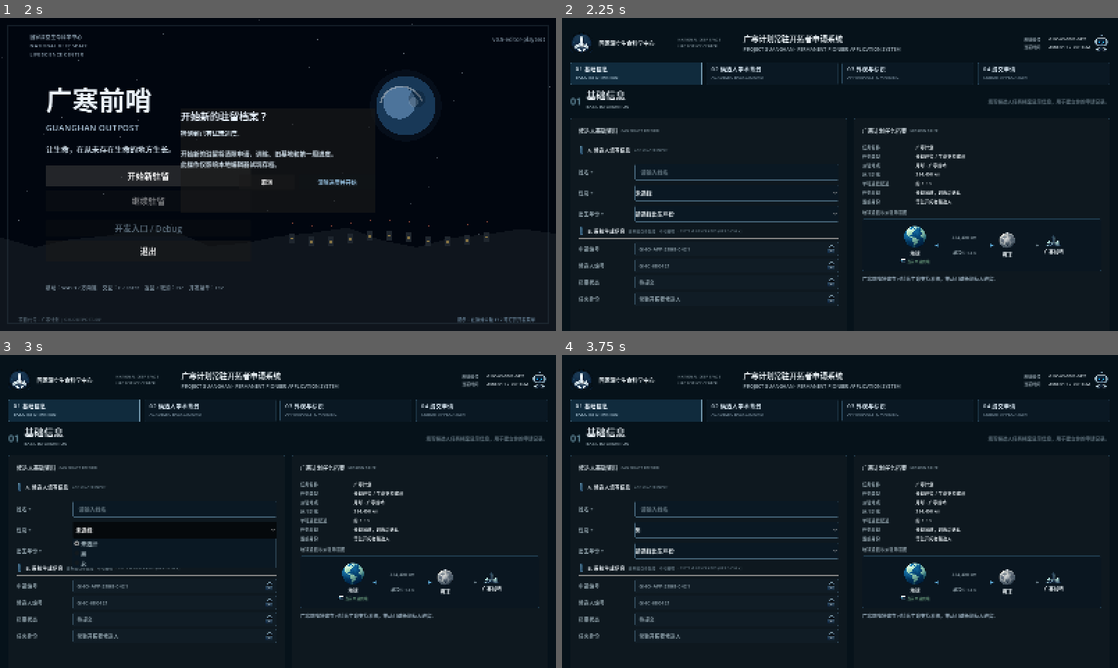
Above: before the commit, frames 1-4 (two rows, left to right).
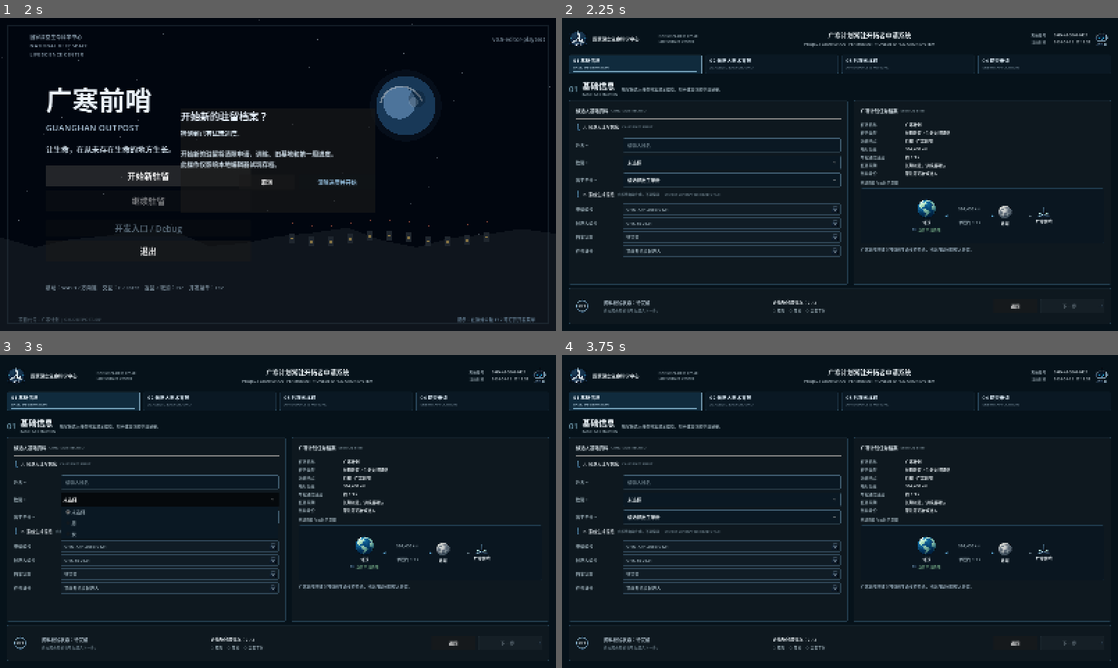
Above: after the commit, the same moments.

Repository: chinnseii/guanghan-outpost
Game: Godot game, scene res://scenes/main.tscn
Two runs of this game, one before a commit and one after it. Both use one fixed random seed, a clock stepped at 60 frames per second and the inputs below.
Inputs:
- Up to frame 1 (2 s): click "开始新驻留" at 0.5 s; click "开始新驻留" at 1.25 s
- Up to frame 2 (2.25 s): click "清除进度并开始" at 2 s
- Up to frame 3 (3 s): click "未选择" at 2.75 s
- Up to frame 4 (3.75 s): click "请选择出生年份" at 3.5 s

Frame 1 is identical in both runs. In frame 2, 14% of the frame differs, in the area x 1-99%, y 4-98%; in frame 3, 14%; in frame 4, 14%.

Commit message:
fix: replace AUI-03-01 scroll fallback with uniform-scale canvas
The prior fix (page-level ScrollContainer as an overflow fallback) only
masked the real bug: real testing at the project's actual default
1600x900 viewport showed the BottomActionBar pushed completely
off-screen, because _show_identity() had disabled scrolling and the
1920x1080-only layout budget had zero slack at that resolution.

Replaces that approach with a single authoritative per-scene scaling
scheme, entirely inside application_flow_scene.gd: the whole page lives
on a fixed 1920x1080 aui_canvas Control, uniformly scaled
(min(w/1920, h/1080)) and letterboxed/pillarboxed to fit the real
window, recomputed on resize and defensively every frame. The
ScrollContainer wrapper is removed entirely. No project.godot
stretch-mode change; no effect on other scenes.

Verified at 1920x1080 (no scrollbar, full footer), 1600x900 (exact
83.33% scale), and 1440x900 non-16:9 (pixel-measured symmetric
letterbox, no stretch/crop). Also: unified 16px left padding across the
name/gender/birth-year controls (OptionButton style had no
content_margin at all), real solid/dashed connector lines in the
Mission Brief diagram, 3-zone header stability, minimum auxiliary font
sizes raised, Next-button arrow shrunk ~20%, read-only lock icon
dimmed further, dropdown item padding increased.

basic_information_state(), derive_candidate_display_id(), the 0/3-3/3
gating, education flow, and save schema are unchanged; the existing
29-check test passes unmodified. All screenshots were captured in an
isolated sandbox project copy (unique project.godot config/name); real
project save data was SHA-256 verified unchanged across every round.

User-authorized push for this round.

Co-Authored-By: Claude Sonnet 5 <noreply@anthropic.com>

Diff:
--- a/scripts/application/application_flow_scene.gd
+++ b/scripts/application/application_flow_scene.gd
@@ -39,7 +39,7 @@
 const AUI_COLOR_PANEL_BORDER := Color("#223c4d")
 const AUI_COLOR_FIELD_BG := Color("#0a1823")
 const AUI_COLOR_FIELD_BORDER := Color("#405d70")
-const AUI_COLOR_FIELD_FOCUS_BORDER := Color("#8aaabd")
+const AUI_COLOR_FIELD_FOCUS_BORDER := Color("#7f97a3")
 const AUI_COLOR_READONLY_BG := Color("#101c25")
 const AUI_COLOR_READONLY_BORDER := Color("#2e4555")
 const AUI_COLOR_ACTIVE_ACCENT := Color("#6f9bae")
@@ -81,8 +81,9 @@
 var is_reviewing := false
 
 var page_body: VBoxContainer
-var content_scroll: ScrollContainer
 var footer: HBoxContainer
+var aui_canvas: Control
+var _aui_canvas_last_available := Vector2(-1, -1)
 var status_label: Label
 var name_edit: LineEdit
 var birth_options: OptionButton
@@ -115,6 +116,7 @@
 	_show_step(step)
 
 func _process(delta: float) -> void:
+	_update_aui_canvas_scale()
 	if not is_reviewing:
 		return
 	if review_index >= review_lines.size():
@@ -146,10 +148,23 @@
 
 func _build_shell() -> void:
 	set_anchors_preset(Control.PRESET_FULL_RECT)
+	mouse_filter = Control.MOUSE_FILTER_PASS
 	var background := ColorRect.new()
 	background.color = AUI_COLOR_PAGE_BG
 	background.set_anchors_preset(Control.PRESET_FULL_RECT)
+	background.mouse_filter = Control.MOUSE_FILTER_IGNORE
 	add_child(background)
+
+	# Single authoritative scaling: the whole application UI lives on one fixed
+	# 1920x1080 logical canvas, uniformly scaled + letterboxed/pillarboxed to
+	# fit the actual viewport. Nothing inside the canvas re-measures itself
+	# against the real window size, and nothing else in this scene rescales
+	# independently -- this is the only place scale is computed.
+	aui_canvas = Control.new()
+	aui_canvas.name = "AUICanvas"
+	aui_canvas.size = Vector2(1920, 1080)
+	aui_canvas.pivot_offset = Vector2.ZERO
+	add_child(aui_canvas)
 
 	var root := VBoxContainer.new()
 	root.name = "ApplicationShell"
@@ -159,57 +174,73 @@
 	root.offset_right = -AUI_PAGE_MARGIN
 	root.offset_bottom = -AUI_PAGE_MARGIN
 	root.add_theme_constant_override("separation", AUI_SECTION_GAP)
-	add_child(root)
+	aui_canvas.add_child(root)
 
 	var header := HBoxContainer.new()
 	header.custom_minimum_size = Vector2(0, AUI_HEADER_HEIGHT)
 	header.add_theme_constant_override("separation", 18)
 	root.add_child(header)
-	_add_icon(header, IconInstitution, Vector2(64, 64))
-	_add_header_label(header, "国家深空生命科学中心", Vector2(210, 0), 16, AUI_COLOR_TEXT_INPUT)
-	_add_header_label(header, "NATIONAL DEEP SPACE\nLIFE SCIENCE CENTER", Vector2(170, 0), 11, AUI_COLOR_TEXT_SECONDARY)
+
+	# Left zone: institution logo + bilingual name. Fixed, does not drift with title length.
+	var left_zone := HBoxContainer.new()
+	left_zone.add_theme_constant_override("separation", 18)
+	left_zone.size_flags_vertical = Control.SIZE_SHRINK_CENTER
+	header.add_child(left_zone)
+	var institution_icon := _add_icon(left_zone, IconInstitution, Vector2(64, 64))
+	institution_icon.size_flags_vertical = Control.SIZE_SHRINK_CENTER
+	_add_header_label(left_zone, "国家深空生命科学中心", Vector2(210, 0), 16, AUI_COLOR_TEXT_INPUT)
+	_add_header_label(left_zone, "NATIONAL DEEP SPACE\nLIFE SCIENCE CENTER", Vector2(170, 0), 12, AUI_COLOR_TEXT_SECONDARY)
+
+	# Center zone: system title. Expands to fill remaining space, stays centered.
 	var title_box := VBoxContainer.new()
 	title_box.size_flags_horizontal = Control.SIZE_EXPAND_FILL
+	title_box.size_flags_vertical = Control.SIZE_SHRINK_CENTER
 	title_box.alignment = BoxContainer.ALIGNMENT_CENTER
 	header.add_child(title_box)
 	var title := Label.new()
 	title.text = "广寒计划常驻开拓者申请系统"
+	title.horizontal_alignment = HORIZONTAL_ALIGNMENT_CENTER
 	title.modulate = Color("#e0e7eb")
 	title.add_theme_font_size_override("font_size", 22)
 	title_box.add_child(title)
 	var title_sub := Label.new()
 	title_sub.text = "PROJECT GUANGHAN · PERMANENT PIONEER APPLICATION SYSTEM"
+	title_sub.horizontal_alignment = HORIZONTAL_ALIGNMENT_CENTER
 	title_sub.modulate = Color("#9baab3")
 	title_sub.add_theme_font_size_override("font_size", 14)
 	title_box.add_child(title_sub)
+
+	# Right zone: system code, time, assistant icon. Fixed, kept clear of the page edge.
+	var right_zone := MarginContainer.new()
+	right_zone.add_theme_constant_override("margin_right", 6)
+	header.add_child(right_zone)
 	var meta_cluster := HBoxContainer.new()
-	meta_cluster.add_theme_constant_override("separation", 10)
+	meta_cluster.add_theme_constant_override("separation", 12)
 	meta_cluster.alignment = BoxContainer.ALIGNMENT_CENTER
 	meta_cluster.size_flags_vertical = Control.SIZE_SHRINK_CENTER
-	header.add_child(meta_cluster)
+	right_zone.add_child(meta_cluster)
 	var meta_box := VBoxContainer.new()
 	meta_box.size_flags_vertical = Control.SIZE_SHRINK_CENTER
 	meta_cluster.add_child(meta_box)
 	_add_meta_row(meta_box, "系统编号", "GHO-AS-2068-0421")
 	_add_meta_row(meta_box, "当前时间", "2068-04-12  07:15:32")
-	var assistant_icon := _add_icon(meta_cluster, IconAssistant, Vector2(48, 48))
+	var assistant_icon := _add_icon(meta_cluster, IconAssistant, Vector2(53, 53))
 	assistant_icon.size_flags_vertical = Control.SIZE_SHRINK_CENTER
+	assistant_icon.modulate = Color(0.82, 0.85, 0.88)
 
 	_add_step_bar(root)
 
-	content_scroll = ScrollContainer.new()
-	content_scroll.name = "ContentArea"
-	content_scroll.horizontal_scroll_mode = ScrollContainer.SCROLL_MODE_DISABLED
-	content_scroll.vertical_scroll_mode = ScrollContainer.SCROLL_MODE_AUTO
-	content_scroll.size_flags_vertical = Control.SIZE_EXPAND_FILL
-	root.add_child(content_scroll)
-
+	# The whole 1920x1080 canvas is what gets scaled to fit the window -- page
+	# content is never wrapped in a ScrollContainer. At the 1920x1080 design
+	# resolution, and at any smaller uniformly-scaled size, the fixed-height
+	# chrome (header/step-nav/footer) plus the body's own budget always sum to
+	# exactly 1080, so nothing overflows the canvas by construction.
 	page_body = VBoxContainer.new()
 	page_body.name = "PageBody"
 	page_body.size_flags_vertical = Control.SIZE_EXPAND_FILL
 	page_body.size_flags_horizontal = Control.SIZE_EXPAND_FILL
-	page_body.add_theme_constant_override("separation", AUI_SECTION_GAP)
-	content_scroll.add_child(page_body)
+	page_body.add_theme_constant_override("separation", 4)
+	root.add_child(page_body)
 
 	footer = HBoxContainer.new()
 	footer.name = "Footer"
@@ -218,20 +249,38 @@
 	footer.add_theme_constant_override("separation", 12)
 	root.add_child(footer)
 
+	_update_aui_canvas_scale()
+	if not resized.is_connected(_update_aui_canvas_scale):
+		resized.connect(_update_aui_canvas_scale)
+
+func _update_aui_canvas_scale() -> void:
+	if aui_canvas == null:
+		return
+	var available := size
+	if available.x <= 0.0 or available.y <= 0.0:
+		return
+	if available == _aui_canvas_last_available:
+		return
+	_aui_canvas_last_available = available
+	var scale_factor: float = min(available.x / 1920.0, available.y / 1080.0)
+	aui_canvas.scale = Vector2(scale_factor, scale_factor)
+	var scaled_size := Vector2(1920.0, 1080.0) * scale_factor
+	aui_canvas.position = ((available - scaled_size) / 2.0).round()
+
 func _add_meta_row(parent: VBoxContainer, label_text: String, value_text: String) -> void:
 	var row := HBoxContainer.new()
 	row.add_theme_constant_override("separation", 8)
 	parent.add_child(row)
 	var label := Label.new()
 	label.text = label_text
-	label.custom_minimum_size = Vector2(64, 0)
+	label.custom_minimum_size = Vector2(70, 0)
 	label.modulate = Color("#8898a2")
-	label.add_theme_font_size_override("font_size", 12)
+	label.add_theme_font_size_override("font_size", 13)
 	row.add_child(label)
 	var value := Label.new()
 	value.text = value_text
 	value.modulate = Color("#c5d0d6")
-	value.add_theme_font_size_override("font_size", 12)
+	value.add_theme_font_size_override("font_size", 13)
 	row.add_child(value)
 
 func _add_header_label(parent: HBoxContainer, text: String, min_size: Vector2, font_size: int, color: Color) -> void:
@@ -368,7 +417,6 @@
 	_refresh_step_bar()
 	_clear_container(page_body)
 	_clear_container(footer)
-	content_scroll.vertical_scroll_mode = ScrollContainer.SCROLL_MODE_AUTO
 	match step:
 		"identity":
 			_show_identity()
@@ -387,7 +435,6 @@
 	_save_profile()
 
 func _show_identity() -> void:
-	content_scroll.vertical_scroll_mode = ScrollContainer.SCROLL_MODE_DISABLED
 	_add_identity_page_heading()
 	var columns := _add_identity_columns()
 	var left: VBoxContainer = columns[0]
@@ -426,17 +473,20 @@
 	_refresh_identity_state()
 
 func _add_identity_page_heading() -> void:
+	var margin := MarginContainer.new()
+	margin.add_theme_constant_override("margin_top", 12)
+	page_body.add_child(margin)
 	var row := HBoxContainer.new()
-	row.custom_minimum_size = Vector2(0, AUI_PAGE_HEADING_HEIGHT)
+	row.custom_minimum_size = Vector2(0, AUI_PAGE_HEADING_HEIGHT - 12)
 	row.add_theme_constant_override("separation", 14)
-	page_body.add_child(row)
+	margin.add_child(row)
 	var index := Label.new()
 	index.text = "01"
 	index.modulate = AUI_COLOR_ACTIVE_ACCENT
 	index.add_theme_font_size_override("font_size", 28)
 	row.add_child(index)
 	var labels := VBoxContainer.new()
-	labels.size_flags_horizontal = Control.SIZE_EXPAND_FILL
+	labels.add_theme_constant_override("separation", 1)
 	var title := Label.new()
 	title.text = "基础信息"
 	title.modulate = AUI_COLOR_TEXT_PRIMARY
@@ -450,12 +500,17 @@
 	row.add_child(labels)
 	var description := Label.new()
 	description.text = "填写候选人任务档案显示信息，用于建立你的申请记录。"
-	description.modulate = AUI_COLOR_TEXT_MUTED
+	description.modulate = AUI_COLOR_TEXT_SECONDARY
 	description.add_theme_font_size_override("font_size", 14)
 	description.vertical_alignment = VERTICAL_ALIGNMENT_CENTER
-	description.horizontal_alignment = HORIZONTAL_ALIGNMENT_RIGHT
-	description.custom_minimum_size = Vector2(480, 0)
+	description.horizontal_alignment = HORIZONTAL_ALIGNMENT_LEFT
+	description.autowrap_mode = TextServer.AUTOWRAP_WORD_SMART
+	description.size_flags_horizontal = Control.SIZE_SHRINK_BEGIN
+	description.custom_minimum_size = Vector2(360, 0)
 	row.add_child(description)
+	var heading_spacer := Control.new()
+	heading_spacer.size_flags_horizontal = Control.SIZE_EXPAND_FILL
+	row.add_child(heading_spacer)
 
 func _add_identity_columns() -> Array[VBoxContainer]:
 	var row := HBoxContainer.new()
@@ -510,7 +565,7 @@
 	sub.text = subtitle_text
 	sub.modulate = Color("#7d909a")
 	sub.vertical_alignment = VERTICAL_ALIGNMENT_CENTER
-	sub.add_theme_font_size_override("font_size", 11)
+	sub.add_theme_font_size_override("font_size", 12)
 	row.add_child(sub)
 	parent.add_child(HSeparator.new())
 
@@ -527,7 +582,7 @@
 	sub.text = subtitle_text
 	sub.modulate = AUI_COLOR_TEXT_MUTED
 	sub.vertical_alignment = VERTICAL_ALIGNMENT_CENTER
-	sub.add_theme_font_size_override("font_size", 11)
+	sub.add_theme_font_size_override("font_size", 12)
 	row.add_child(sub)
 	parent.add_child(row)
 	parent.add_child(HSeparator.new())
@@ -615,7 +670,8 @@
 	text.modulate = AUI_COLOR_TEXT_READONLY
 	text.add_theme_font_size_override("font_size", 15)
 	field_row.add_child(text)
-	_add_icon(field_row, IconLock, Vector2(20, 20))
+	var lock_icon := _add_icon(field_row, IconLock, Vector2(20, 20))
+	lock_icon.modulate = Color(0.45, 0.5, 0.55)
 	field.add_child(field_row)
 	row.add_child(field)
 	parent.add_child(row)
@@ -626,17 +682,17 @@
 	parent.add_child(info_box)
 	for item in [["任务名称", "广寒计划"], ["任务类型", "长期驻留 / 生命支持建设"], ["派驻地点", "月球 · 广寒前哨"], ["地月距离", "384,400 km"], ["单程通信延迟", "约 1.3 s"], ["任务周期", "长期派驻，训练后确认"], ["当前身份", String(profile.get("mission_identity"))]]:
 		var row := HBoxContainer.new()
-		row.custom_minimum_size = Vector2(0, 22)
+		row.custom_minimum_size = Vector2(0, 24)
 		var label := Label.new()
 		label.text = String(item[0])
 		label.custom_minimum_size = Vector2(150, 0)
 		label.modulate = AUI_COLOR_TEXT_SECONDARY
-		label.add_theme_font_size_override("font_size", 13)
+		label.add_theme_font_size_override("font_size", 14)
 		row.add_child(label)
 		var value := Label.new()
 		value.text = String(item[1])
 		value.modulate = AUI_COLOR_TEXT_INPUT
-		value.add_theme_font_size_override("font_size", 13)
+		value.add_theme_font_size_override("font_size", 14)
 		row.add_child(value)
 		info_box.add_child(row)
 
@@ -647,7 +703,7 @@
 	heading.add_theme_font_size_override("font_size", 13)
 	parent.add_child(heading)
 	var frame := PanelContainer.new()
-	frame.custom_minimum_size = Vector2(0, 150)
+	frame.custom_minimum_size = Vector2(0, 190)
 	var frame_style := StyleBoxFlat.new()
 	frame_style.bg_color = Color("#0a1620")
 	frame_style.border_color = Color("#1e394b")
@@ -658,8 +714,8 @@
 	frame_style.corner_radius_bottom_right = AUI_INPUT_RADIUS
 	frame_style.content_margin_left = 16
 	frame_style.content_margin_right = 16
-	frame_style.content_margin_top = 10
-	frame_style.content_margin_bottom = 10
+	frame_style.content_margin_top = 18
+	frame_style.content_margin_bottom = 18
 	frame.add_theme_stylebox_override("panel", frame_style)
 	parent.add_child(frame)
 
@@ -678,7 +734,7 @@
 	terminal_row.alignment = BoxContainer.ALIGNMENT_CENTER
 	terminal_row.add_theme_constant_override("separation", 4)
 	_add_icon(terminal_row, IconTerminal, Vector2(16, 16))
-	_add_diagram_label(terminal_row, "当前申请终端", AUI_COLOR_SUCCESS, 11)
+	_add_diagram_label(terminal_row, "当前申请终端", AUI_COLOR_SUCCESS, 13)
 	earth_stop.add_child(terminal_row)
 	route.add_child(earth_stop)
 
@@ -686,9 +742,9 @@
 	link_a.custom_minimum_size = Vector2(170, 0)
 	link_a.alignment = BoxContainer.ALIGNMENT_CENTER
 	link_a.add_theme_constant_override("separation", 4)
-	_add_diagram_label(link_a, "384,400 km", AUI_COLOR_TEXT_SECONDARY, 13)
+	_add_diagram_label(link_a, "384,400 km", AUI_COLOR_TEXT_SECONDARY, 14)
 	_add_solid_double_arrow(link_a, 130, Color("#5fb0e0"))
-	_add_diagram_label(link_a, "单程约 1.3 s", AUI_COLOR_TEXT_SECONDARY, 12)
+	_add_diagram_label(link_a, "单程约 1.3 s", AUI_COLOR_TEXT_SECONDARY, 14)
 	route.add_child(link_a)
 
 	var moon_stop := VBoxContainer.new()
@@ -812,7 +868,7 @@
 	middle_cluster.add_child(identity_validation_label)
 	identity_validation_hint_label = Label.new()
 	identity_validation_hint_label.modulate = AUI_COLOR_TEXT_MUTED
-	identity_validation_hint_label.add_theme_font_size_override("font_size", 12)
+	identity_validation_hint_label.add_theme_font_size_override("font_size", 13)
 	middle_cluster.add_child(identity_validation_hint_label)
 
 	row.add_child(VSeparator.new())
@@ -856,6 +912,8 @@
 	identity_next_button.text = "下一步"
 	identity_next_button.icon = IconArrowRight
 	identity_next_button.icon_alignment = HORIZONTAL_ALIGNMENT_RIGHT
+	identity_next_button.expand_icon = true
+	identity_next_button.add_theme_constant_override("icon_max_width", 16)
 	identity_next_button.custom_minimum_size = Vector2(220, AUI_BUTTON_HEIGHT)
 	identity_next_button.pressed.connect(func():
 		_capture_identity()
@@ -895,6 +953,8 @@
 	normal.bg_color = AUI_COLOR_FIELD_BG
 	normal.border_color = AUI_COLOR_FIELD_BORDER
 	normal.set_border_width_all(AUI_BORDER_WIDTH)
+	normal.content_margin_left = 16
+	normal.content_margin_right = 16
 	normal.corner_radius_top_left = AUI_INPUT_RADIUS
 	normal.corner_radius_top_right = AUI_INPUT_RADIUS
 	normal.corner_radius_bottom_left = AUI_INPUT_RADIUS
@@ -909,6 +969,7 @@
 	option.add_theme_stylebox_override("focus", focus)
 	option.add_theme_color_override("font_color", AUI_COLOR_TEXT_INPUT)
 	option.add_theme_font_size_override("font_size", 16)
+	option.add_theme_constant_override("arrow_margin", 16)
 	var popup := option.get_popup()
 	var popup_panel := StyleBoxFlat.new()
 	popup_panel.bg_color = AUI_COLOR_FIELD_BG
@@ -917,6 +978,10 @@
 	popup.add_theme_stylebox_override("panel", popup_panel)
 	popup.add_theme_color_override("font_color", AUI_COLOR_TEXT_SECONDARY)
 	popup.add_theme_color_override("font_hover_color", AUI_COLOR_TEXT_INPUT)
+	popup.add_theme_font_size_override("font_size", 16)
+	popup.add_theme_constant_override("v_separation", 14)
+	popup.add_theme_constant_override("item_start_padding", 16)
+	popup.add_theme_constant_override("item_end_padding", 16)
 	popup.add_theme_color_override("font_selected_color", Color("#b8c68a"))
 
 func _style_identity_next_button(button: Button) -> void:
--- a/tools/capture_aui_03_01_basic_information.gd
+++ b/tools/capture_aui_03_01_basic_information.gd
@@ -1,56 +1,57 @@
 extends SceneTree
 
-## AUI-03-01 acceptance capture. Run WITHOUT --headless and with
-## --user-data-dir pointed at an isolated sandbox: this scene writes
-## user://saves/application_profile.json on every step, so this script
-## must never run against the real project user-data directory.
+## AUI-03-01 acceptance capture. Run WITHOUT --headless, and only against an
+## isolated sandbox project copy (separate project.godot config/name so
+## user:// never touches the real project's save directory): this scene
+## writes user://saves/application_profile.json on every step.
+##
+## Verifies the single-canvas uniform-scale + letterbox/pillarbox approach
+## across several window sizes, not just the 1920x1080 design resolution.
 const OUT_DIR := "res://docs/screenshots/aui_03_01_basic_information"
 const SCENE := "res://scenes/application/ApplicationStartScene.tscn"
 
 var _done := false
 
 func _initialize() -> void:
-	DisplayServer.window_set_size(Vector2i(1920, 1080))
-	root.size = Vector2i(1920, 1080)
-	root.content_scale_size = Vector2i(1920, 1080)
 	call_deferred("_run")
 	call_deferred("_force_quit_guard")
 
 func _force_quit_guard() -> void:
-	await create_timer(20.0).timeout
+	await create_timer(30.0).timeout
 	if not _done:
-		push_error("Capture script exceeded 20s guard; force quitting.")
+		push_error("Capture script exceeded 30s guard; force quitting.")
 		quit(1)
+
+func _set_window(w: int, h: int) -> void:
+	root.size = Vector2i(w, h)
+	await process_frame
+	await create_timer(0.15).timeout
 
 func _run() -> void:
 	DirAccess.make_dir_recursive_absolute(ProjectSettings.globalize_path(OUT_DIR))
 	var scene := (load(SCENE) as PackedScene).instantiate()
+
+	await _set_window(1920, 1080)
 	root.add_child(scene)
 	await process_frame
 	await create_timer(0.2).timeout
-	await _capture("01_initial_0_of_3.png")
+	await _capture("01_1920x1080_initial_0_of_3.png")
 
+	await _set_window(1600, 900)
+	await _capture("02_1600x900_initial_0_of_3.png")
+
+	await _set_window(1440, 900)
+	await _capture("03_1440x900_non_16_9_letterboxed.png")
+
+	await _set_window(1600, 900)
+	var name_edit: LineEdit = scene.get("name_edit")
 	var gender_options: OptionButton = scene.get("gender_options")
-	var name_edit: LineEdit = scene.get("name_edit")
 	var birth_options: OptionButton = scene.get("birth_options")
-	if gender_options == null or name_edit == null or birth_options == null:
-		push_error("Expected identity fields not found on scene (gender_options=%s name_edit=%s birth_options=%s)" % [gender_options, name_edit, birth_options])
+	if name_edit == null or gender_options == null or birth_options == null:
+		push_error("Expected identity fields not found on scene.")
 		_done = true
 		quit(1)
 		return
-
-	var gender_popup: PopupMenu = gender_options.get_popup()
-	var gender_rect: Rect2 = gender_options.get_global_rect()
-	gender_popup.popup(Rect2i(
-		Vector2i(int(gender_rect.position.x), int(gender_rect.position.y + gender_rect.size.y)),
-		Vector2i.ZERO
-	))
-	await process_frame
-	await create_timer(0.2).timeout
-	await _capture("02_gender_dropdown_expanded.png")
-	gender_popup.hide()
-	await process_frame
-
 	name_edit.text = "林晓"
 	gender_options.select(1)
 	var birth_index := -1
@@ -63,7 +64,25 @@
 	scene.call("_refresh_identity_state")
 	await process_frame
 	await create_timer(0.2).timeout
-	await _capture("03_complete_3_of_3_next_enabled.png")
+	await _capture("04_1600x900_complete_3_of_3_next_enabled.png")
+
+	await _set_window(1920, 1080)
+	# Reset fields back to empty for a clean dropdown-only demonstration.
+	name_edit.text = ""
+	gender_options.select(0)
+	birth_options.select(0)
+	scene.call("_refresh_identity_state")
+	await process_frame
+	var gender_popup: PopupMenu = gender_options.get_popup()
+	var gender_rect: Rect2 = gender_options.get_global_rect()
+	gender_popup.popup(Rect2i(
+		Vector2i(int(gender_rect.position.x), int(gender_rect.position.y + gender_rect.size.y)),
+		Vector2i.ZERO
+	))
+	await process_frame
+	await create_timer(0.2).timeout
+	await _capture("05_gender_dropdown_expanded.png")
+	gender_popup.hide()
 
 	_done = true
 	quit()
Binary file added: docs/screenshots/aui_03_01_basic_information/01_1920x1080_initial_0_of_3.png
Binary file removed: docs/screenshots/aui_03_01_basic_information/01_initial_0_of_3.png
Binary file added: docs/screenshots/aui_03_01_basic_information/02_1600x900_initial_0_of_3.png
Binary file removed: docs/screenshots/aui_03_01_basic_information/02_gender_dropdown_expanded.png
Binary file added: docs/screenshots/aui_03_01_basic_information/03_1440x900_non_16_9_letterboxed.png
Binary file removed: docs/screenshots/aui_03_01_basic_information/03_complete_3_of_3_next_enabled.png
Binary file added: docs/screenshots/aui_03_01_basic_information/04_1600x900_complete_3_of_3_next_enabled.png
Binary file added: docs/screenshots/aui_03_01_basic_information/05_gender_dropdown_expanded.png
Not shown, added: tools/capture_aui_03_01_basic_information.gd.uid
Not shown, changed: docs/governance/CLEANUP_PLAN.md
Not shown, changed: docs/handoff/ACTIVE_TASKS.md
Not shown, changed: docs/handoff/CURRENT.md
